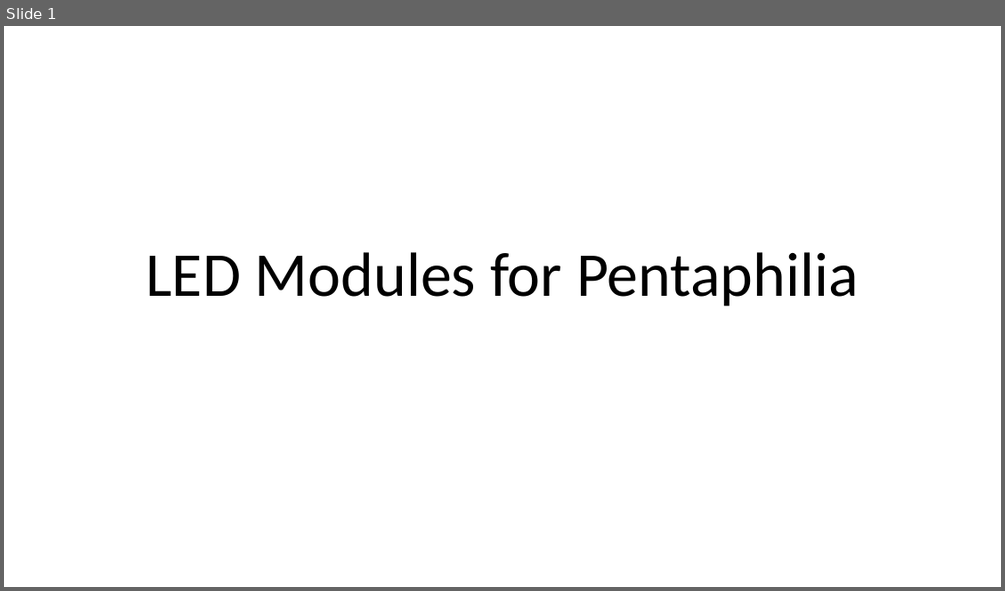
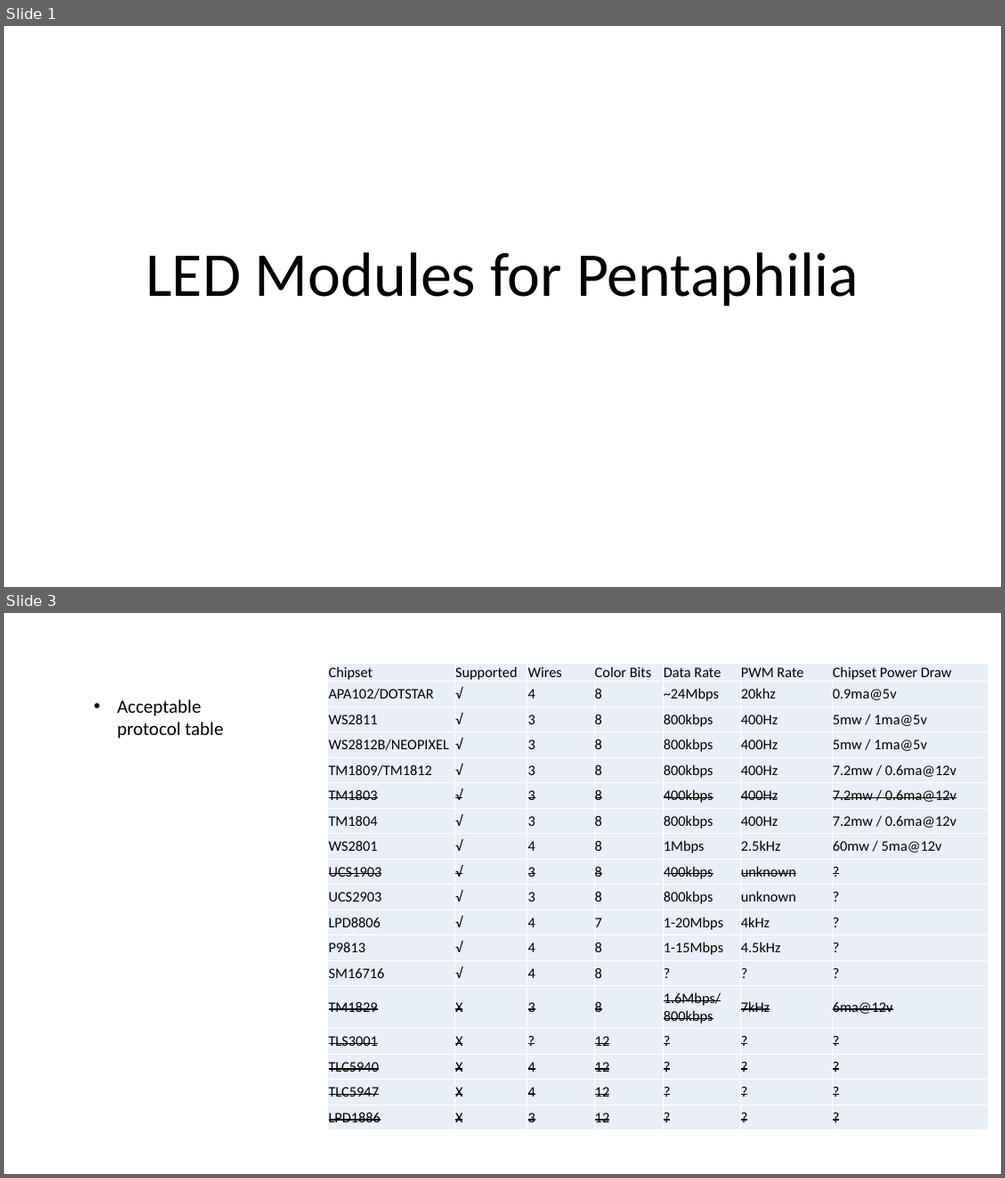
Before and after one commit to the-magister/pentaphilia, a slide deck: LED Modules for Pentaphilia.pptx. Shown one above the other, each under a label of ours: slide 1 before the commit, slides 1 and 3 after it; the slides between them are not shown. The pictures are 1005x591 and 1005x1178 pixels, drawn with LibreOffice and Linux fonts; fonts in the diff are those of the drawing. Boxes give left, top, right and bottom in pixels: in the first picture for what was removed or moved away, otherwise in the second. Text is boxed around its words. In the diff, an @@ line names an element or a change of style, - is before the commit and + after.

```diff
--- a/LED Modules for Pentaphilia.pptx
+++ b/LED Modules for Pentaphilia.pptx
@@ slide 3 added at <box>4,613,1001,1174</box>, background #FFFFFF @@
@@ table added at <box>328,663,989,1130</box>, 18 rows, 7 columns @@
+Chipset | Supported | Wires | Color Bits | Data Rate | PWM Rate | Chipset Power Draw
+APA102/DOTSTAR | √ | 4 | 8 | ~24Mbps | 20khz | 0.9ma@5v
+WS2811 | √ | 3 | 8 | 800kbps | 400Hz | 5mw / 1ma@5v
+WS2812B/NEOPIXEL | √ | 3 | 8 | 800kbps | 400Hz | 5mw / 1ma@5v
+TM1809/TM1812 | √ | 3 | 8 | 800kbps | 400Hz | 7.2mw / 0.6ma@12v
+TM1803 | √ | 3 | 8 | 400kbps | 400Hz | 7.2mw / 0.6ma@12v
+TM1804 | √ | 3 | 8 | 800kbps | 400Hz | 7.2mw / 0.6ma@12v
+WS2801 | √ | 4 | 8 | 1Mbps | 2.5kHz | 60mw / 5ma@12v
+UCS1903 | √ | 3 | 8 | 400kbps | unknown | ?
+UCS2903 | √ | 3 | 8 | 800kbps | unknown | ?
+LPD8806 | √ | 4 | 7 | 1-20Mbps | 4kHz | ?
+P9813 | √ | 4 | 8 | 1-15Mbps | 4.5kHz | ?
+SM16716 | √ | 4 | 8 | ? | ? | ?
+TM1829 | X | 3 | 8 | 1.6Mbps/800kbps | 7kHz | 6ma@12v
+TLS3001 | X | ? | 12 | ? | ? | ?
+TLC5940 | X | 4 | 12 | ? | ? | ?
+TLC5947 | X | 4 | 12 | ? | ? | ?
+LPD1886 | X | 3 | 12 | ? | ? | ?
@@ text added at <box>117,699,223,738</box>, 18 pt, text #000000 @@
+• Acceptable protocol table
```
Also in this commit, not shown: 4 other slides added, 7 slides removed, 3 other files.
